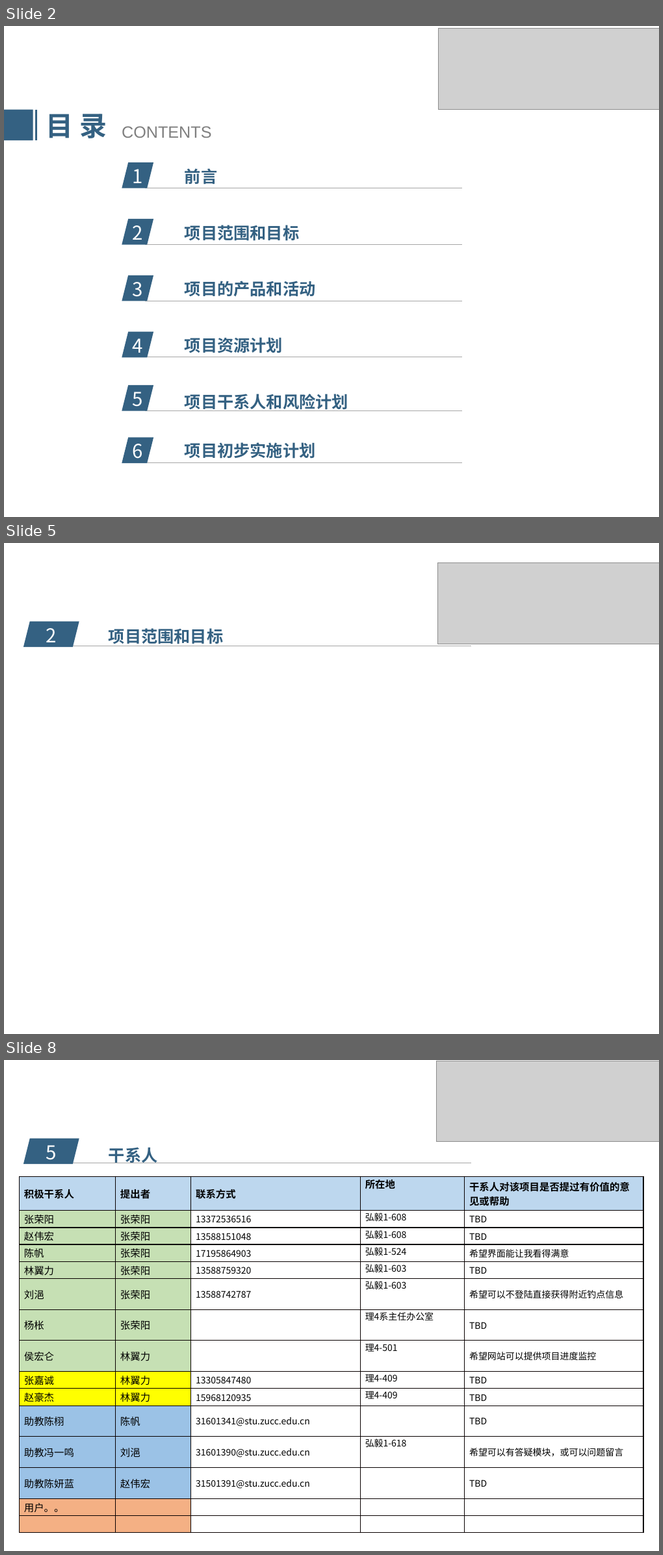
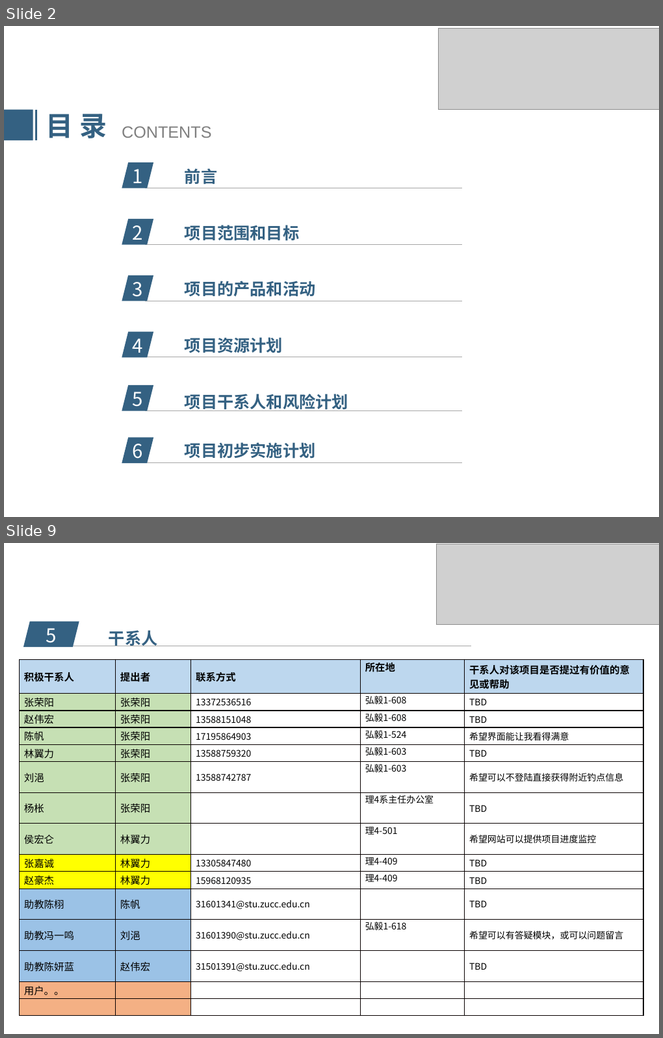
Before and after one commit to popopoi/PRD2018-G07, a slide deck: 项目计划/PRD2018-G07-项目计划PPT.pptx. Shown one above the other, each under a label of ours: slides 2, 5 and 8 before the commit, slides 2 and 9 after it; the slides between them are not shown. The pictures are 663x1555 and 663x1038 pixels, drawn with LibreOffice and Linux fonts; fonts in the diff are those of the drawing; grey boxes stand for pictures; background and template pictures are left out. Boxes give left, top, right and bottom in pixels: in the first picture for what was removed or moved away, otherwise in the second. Text is boxed around its words. In the diff, an @@ line names an element or a change of style, - is before the commit and + after.

```diff
--- a/项目计划/PRD2018-G07-项目计划PPT.pptx
+++ b/项目计划/PRD2018-G07-项目计划PPT.pptx
@@ slide 5 removed at (4, 543, 659, 1034), background picture (left out) @@
@@ picture removed at (438, 563, 659, 644) @@
@@ parallelogram removed at (24, 622, 79, 647) @@
@@ text removed at (46, 628, 57, 648) @@
-2
@@ text removed at (109, 628, 223, 646) @@
-项目范围和目标
@@ line removed from (47, 646) to (471, 646) @@
@@ what was slide 8 is now slide 9 @@
```
Also in this commit, not shown: 4 slides changed, 2 slides added, 1 other file.
